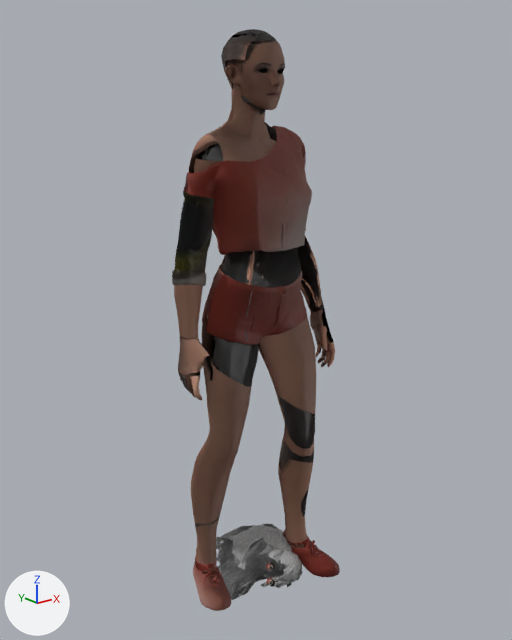
Two versions of the glTF model games/amsterdam-coffeeshop/models/tiffany.glb, one commit apart.
Before and after are seen from a 50 mm lens placed at (-1.215, -1.534, 2.819), pointed at (0.006, -0.008, 2.208). The axes (+X, +Y, +Z) are drawn at lower left. The lights are the same throughout. The older version comes first. Where no turn or scale is listed for an object, it has been applied to the vertices.
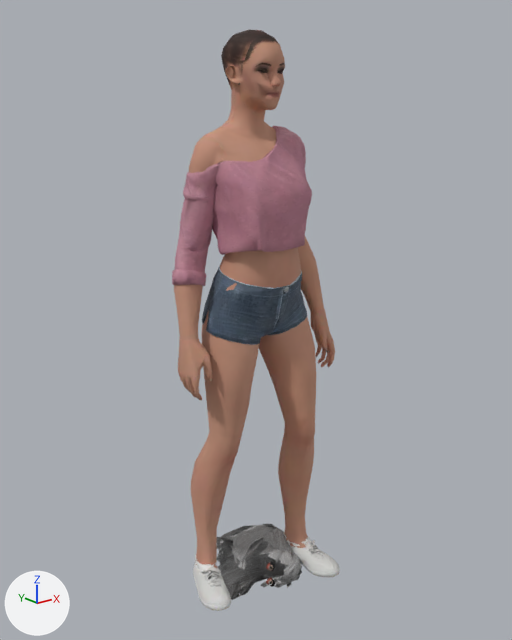
Pixel boxes [x1, y1, x2, y2] of what changed, in the pictures (512 x 640 px):
'Object_7', surface changed (lighter)
    both: [174, 30, 335, 568]
'Object_9', surface changed (brown to purple)
    both: [172, 125, 340, 611]

Edits to the bpy script that builds the scene:
```text
Change img_image_1:
    img_image_1: load_image('Image_1', '_unpacked/Image_1', 1024, 1024, 'Non-Color') -> load_image('Image_1', '_unpacked/Image_1', 512, 512, 'sRGB')
Change img_image_3:
    img_image_3: load_image('Image_3', '_unpacked/Image_3', 1024, 1024, 'Non-Color') -> load_image('Image_3', '_unpacked/Image_3', 512, 512, 'sRGB')
Change mat_material0000:
    where n0 = _N.new('ShaderNodeBsdfPrincipled'); n0.name = 'Principled BSDF'
    n0.inputs[2].default_value: 0.6 -> 0.75  # 'Roughness'
    remove n3 = _N.new('ShaderNodeNormalMap'); n3.name = 'Normal Map'
    remove n3.uv_map = 'UVMap'
    remove n4 = _N.new('ShaderNodeTexImage'); n4.name = 'Image Texture.001'
    remove n4.image = img_image_1
    remove _L.new(n3.outputs[0], n0.inputs[5])  # 'Normal' to 'Normal'
    remove _L.new(n4.outputs[0], n3.inputs[1])  # 'Color' to 'Color'
Change mat_material0001:
    where n0 = _N.new('ShaderNodeBsdfPrincipled'); n0.name = 'Principled BSDF'
    n0.inputs[2].default_value: 0.6 -> 0.75  # 'Roughness'
    where n2 = _N.new('ShaderNodeTexImage'); n2.name = 'Image Texture'
    remove n3 = _N.new('ShaderNodeNormalMap'); n3.name = 'Normal Map'
    remove n3.uv_map = 'UVMap'
    remove n4 = _N.new('ShaderNodeTexImage'); n4.name = 'Image Texture.001'
    remove n4.image = img_image_3
    n2.image: img_image_2 -> img_image_1
    remove _L.new(n3.outputs[0], n0.inputs[5])  # 'Normal' to 'Normal'
    remove _L.new(n4.outputs[0], n3.inputs[1])  # 'Color' to 'Color'
Change mat_m_flirt_hair_inst:
    mat_m_flirt_hair_inst.texture: img_image_5 -> img_image_3
    mat_m_flirt_hair_inst.roughness: 0.6 -> 0.75
```
